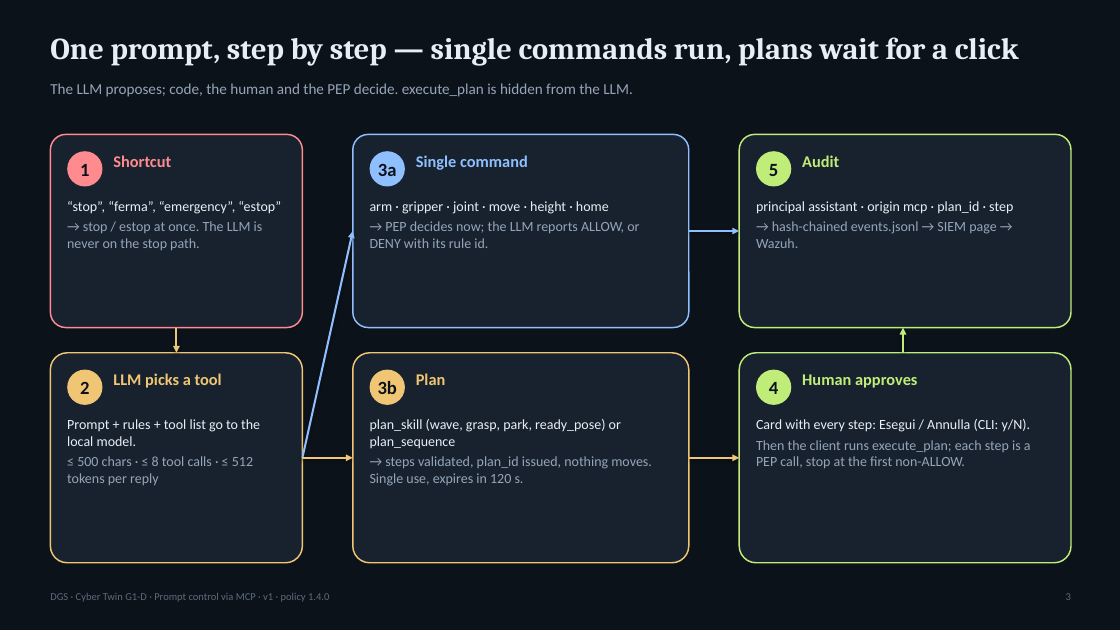
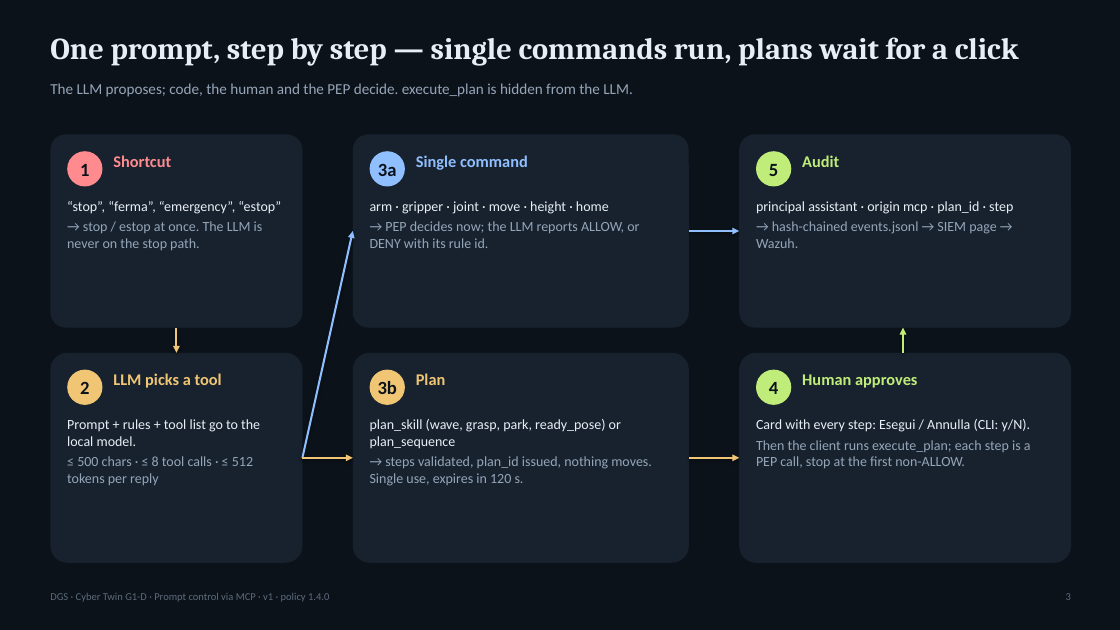
Before and after one commit to jmargni/CyberTwin-G1D, a slide deck: slide 3 of docs/DGS-G1D-prompt-loop-v1.pptx. Drawn at 1120x630 pixels with LibreOffice and Linux fonts; fonts in the diff are those of the drawing. Boxes give left, top, right and bottom in pixels: in the first picture for what was removed or moved away, otherwise in the second. Text is boxed around its words. In the diff, an @@ line names an element or a change of style, - is before the commit and + after.

```diff
--- a/docs/DGS-G1D-prompt-loop-v1.pptx
+++ b/docs/DGS-G1D-prompt-loop-v1.pptx
@@ rounded rectangle at (50,134,302,328): outline #FF8B8F 1.25 pt to none @@
@@ rounded rectangle at (353,134,689,328): outline #8FBFFF 1.25 pt to none @@
@@ rounded rectangle at (739,134,1071,328): outline #C0ED79 1.25 pt to none @@
@@ rounded rectangle at (50,353,302,563): outline #F0C674 1.25 pt to none @@
@@ rounded rectangle at (353,353,689,563): outline #F0C674 1.25 pt to none @@
@@ rounded rectangle at (739,353,1071,563): outline #C0ED79 1.25 pt to none @@
```
Also in this commit, not shown: 6 other slides changed, 2 other files.
